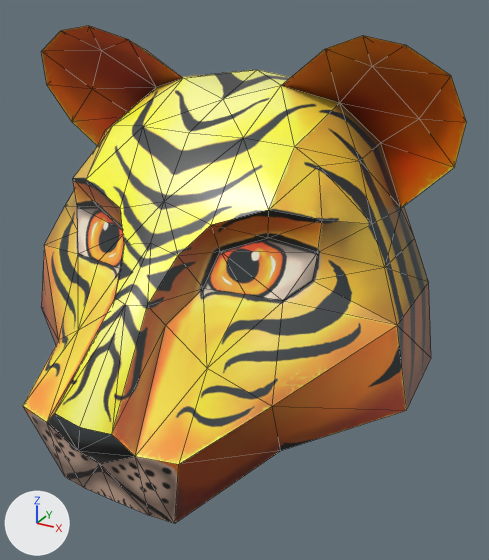
Two versions of the glTF model models/tiger/tiger.gltf, one commit apart.
The view is the same before and after, from a 50 mm lens placed at (235.0, -327.0, 196.0), pointed at (17.0, 70.0, -2.0). Every picture has the same lights, and +X, +Y and +Z are marked at lower left. Mesh edges are drawn as thin lines. Where no turn or scale is listed for an object, it has been applied to the vertices.

In view in the first picture: 'Tiger_Mask_Tiger_Mask_0'.
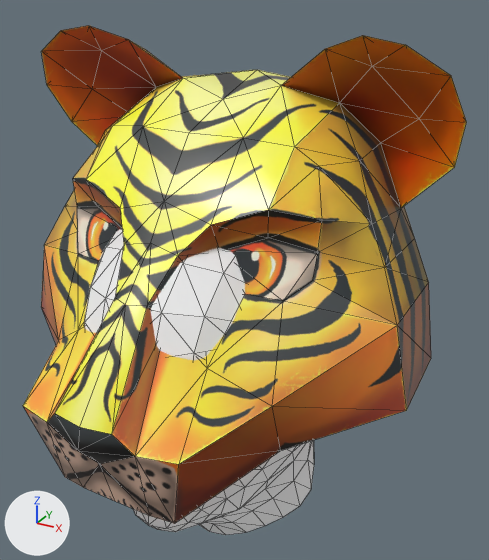
The newer file is also rescaled (x1.143), turned or shifted as a whole; pictures and numbers use the older file's frame.

Changed parts and their boxes (x1, y1, x2, y2) in the pictures (489 x 560 px):
```json
{"object": "head.002", "change": "added", "after": [84, 229, 314, 535]}
```

The change, as JSON lines over the scene's bpy script:
```json
{"op": "add", "block": "mat_defaultmat_001", "code": ["mat_defaultmat_001 = principled_material('defaultMat.001')", "mat_defaultmat_001.base_color = (1.0, 1.0, 1.0)  # white #ffffff", "mat_defaultmat_001.metallic = 1.0", "mat_defaultmat_001.roughness = 1.0"]}
{"op": "add", "block": "me_group1", "code": ["me_group1 = bpy.data.meshes.new('Group1')", "me_group1.from_pydata(...)  # 490 vertices, 956 faces; spans x -94.0..99.0, y -31.0..218.0, z -152.0..146.0", "me_group1.materials.append(mat_defaultmat_001)  # white #ffffff"]}
{"op": "add", "block": "ob_head_002", "code": ["ob_head_002 = bpy.data.objects.new('head.002', me_group1)", "ob_head_002.location = (0.0, -38.5, -71.3)"]}
```
